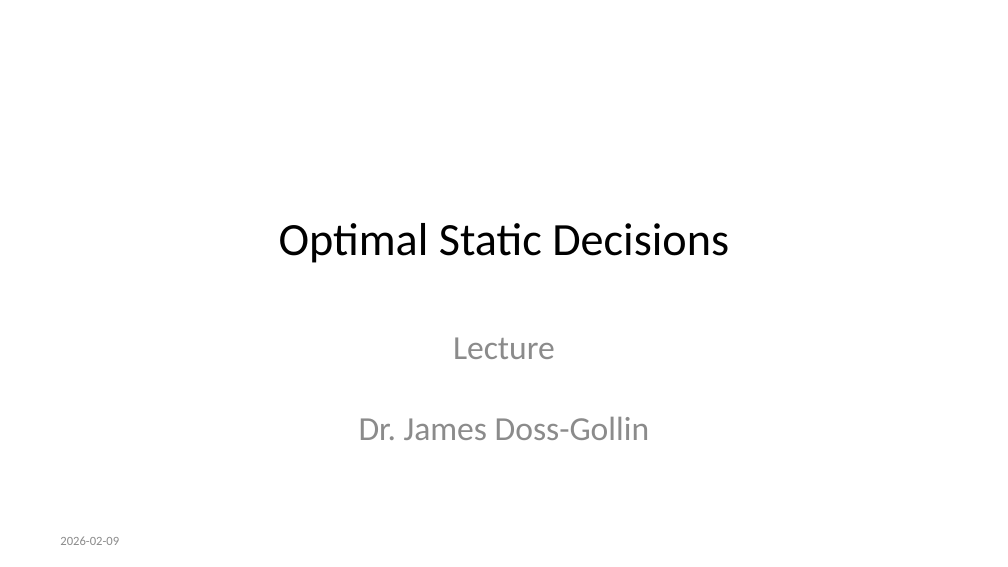
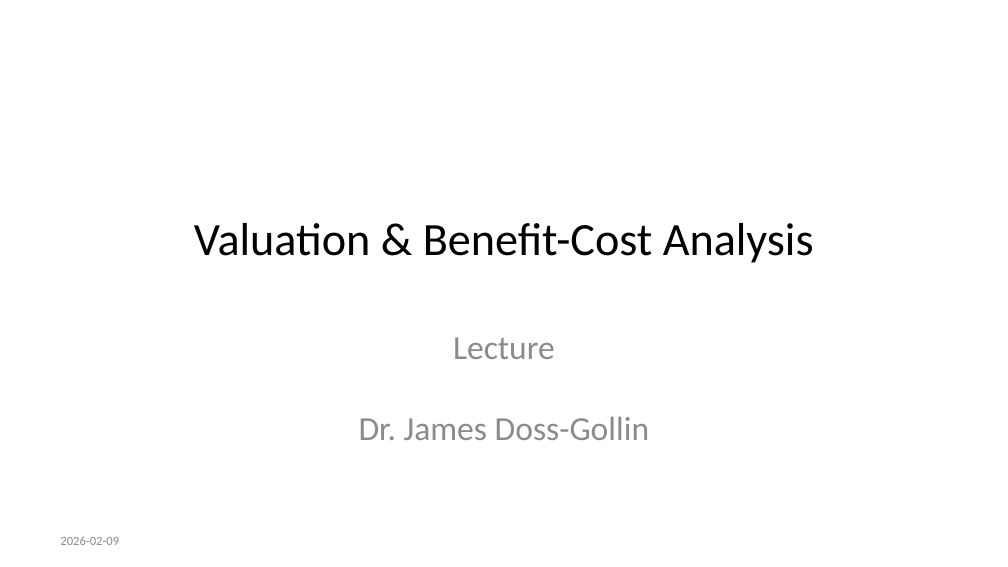
Before and after one commit to CEVE-421-521/ceve-421-521.github.io, a slide deck: slide 1 of lectures/week-05/index.pptx. Drawn at 1008x567 pixels with LibreOffice and Linux fonts; fonts in the diff are those of the drawing. Boxes give left, top, right and bottom in pixels: in the first picture for what was removed or moved away, otherwise in the second. Text is boxed around its words. In the diff, an @@ line names an element or a change of style, - is before the commit and + after.

```diff
--- a/lectures/week-05/index.pptx
+++ b/lectures/week-05/index.pptx
@@ title at (194, 223, 814, 263): text changed @@
-Optimal Static Decisions
+Valuation & Benefit-Cost Analysis
```
Also in this commit, not shown: 9 slides added, 3 slides removed, 54 other files.
